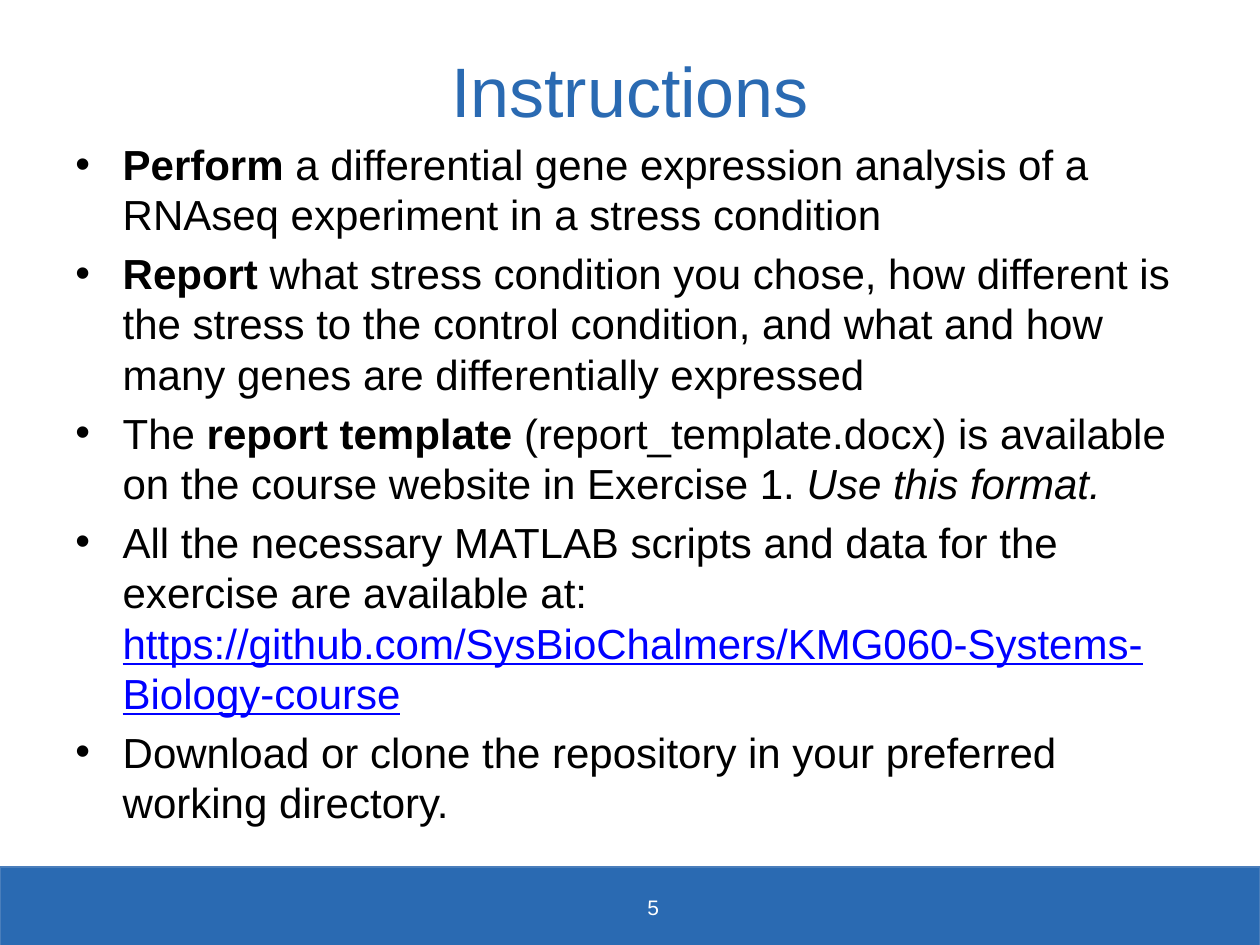
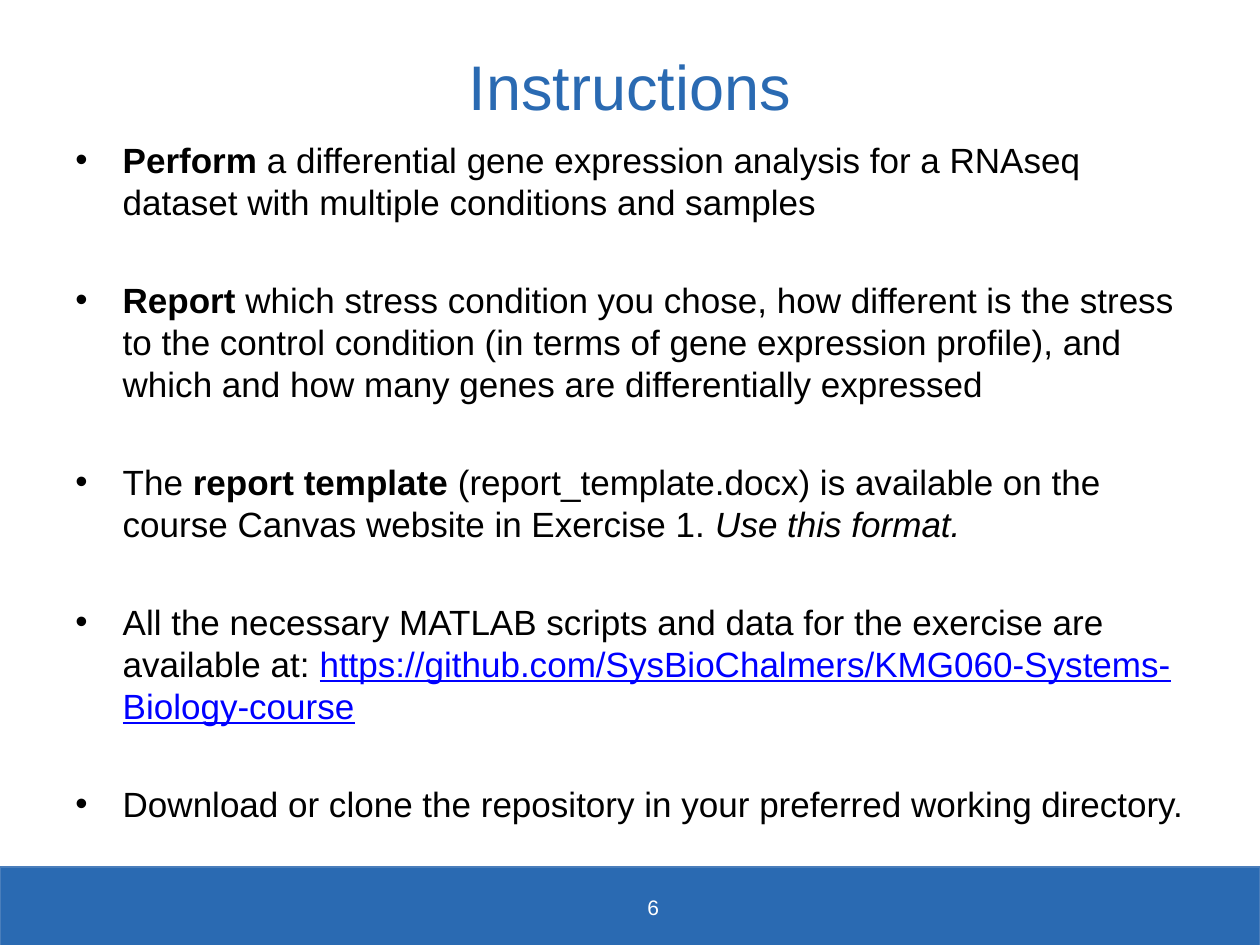
Before and after one commit to SysBioChalmers/KMG060-Systems-Biology-course, a slide deck: slide 6 of Exercise1_RNAseq_Analysis/KGM060-2019-Exercise1.pptx (slide 5 before the commit). Drawn at 1260x945 pixels with LibreOffice and Linux fonts; fonts in the diff are those of the drawing; background and template pictures are left out. Boxes give left, top, right and bottom in pixels: in the first picture for what was removed or moved away, otherwise in the second. Text is boxed around its words. In the diff, an @@ line names an element or a change of style, - is before the commit and + after.

Commit message:
fix: update .doc and .ppt files for Ex1

```diff
--- a/Exercise1_RNAseq_Analysis/KGM060-2019-Exercise1.pptx
+++ b/Exercise1_RNAseq_Analysis/KGM060-2019-Exercise1.pptx
@@ title "Instructions" at (469,64,791,111): size 40 to 36 pt @@
@@ text at (123,147,1173,538): text changed; size 24 to 20 pt @@
-• Perform a differential gene expression analysis of a RNAseq experiment in a stress condition
-• Report what stress condition you chose, how different is the stress to the control condition, and what and how many genes are differentially expressed
-• The report template (report_template.docx) is available on the course website in Exercise 1. Use this format.
+• Perform a differential gene expression analysis for a RNAseq dataset with multiple conditions and samples
+• Report which stress condition you chose, how different is the stress to the control condition (in terms of gene expression profile), and which and how many genes are differentially expressed
+• The report template (report_template.docx) is available on the course Canvas website in Exercise 1. Use this format.
@@ text at (123,609,1182,824): size 24 to 20 pt in "All the necessary MATLAB scripts and data ...", "Download or clone the repository in your ..." @@
@@ page number at (647,900,659,915): text changed @@
-5
+6
```
Also in this commit, not shown: 10 other slides changed, 17 slides added, 1 slide removed, 2 other files.
